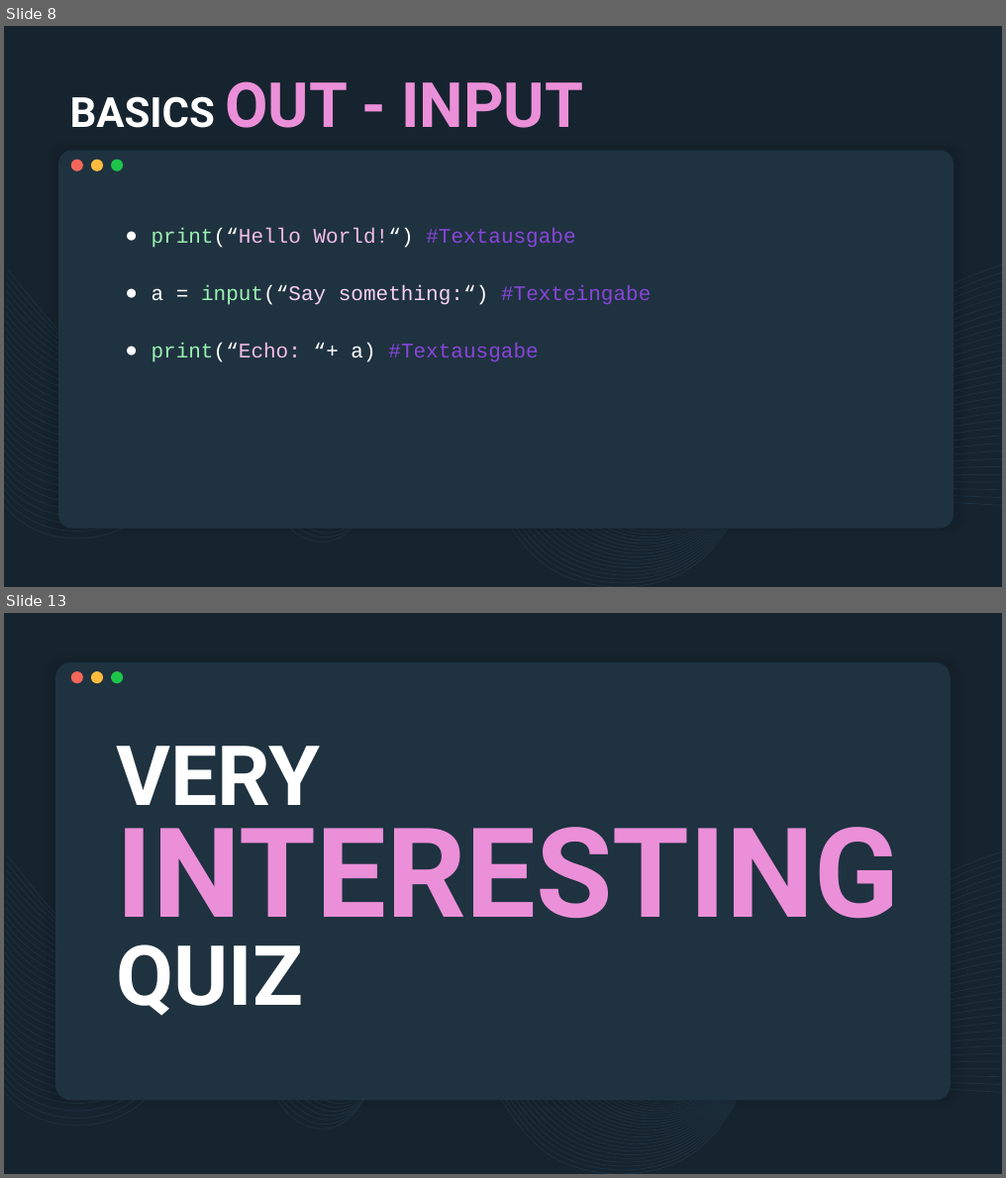
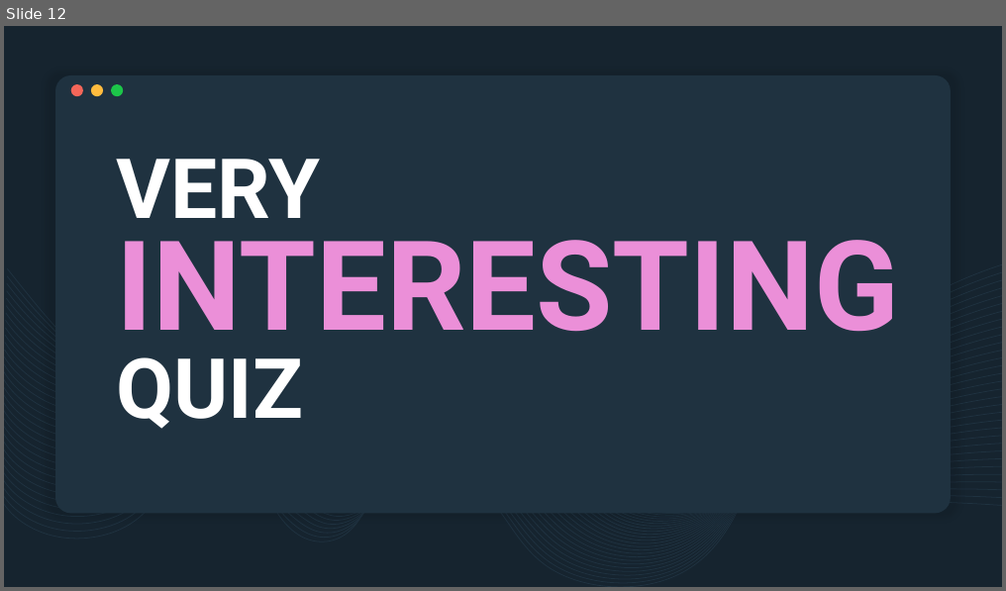
Before and after one commit to derech1e/python-beginner-course, a slide deck: 002/lesson_2.pptx. Shown one above the other, each under a label of ours: slides 8 and 13 before the commit, slide 12 after it; the slides between them are not shown. The pictures are 1006x1178 and 1006x591 pixels, drawn with LibreOffice and Linux fonts; fonts in the diff are those of the drawing. Boxes give left, top, right and bottom in pixels: in the first picture for what was removed or moved away, otherwise in the second. Text is boxed around its words. In the diff, an @@ line names an element or a change of style, - is before the commit and + after.

```diff
--- a/002/lesson_2.pptx
+++ b/002/lesson_2.pptx
@@ slide 8 removed at box(4, 26, 1002, 587), background #16242F; not listed: 32 template elements that a slide beside it also shows @@
@@ title removed at box(70, 81, 583, 128) @@
-BASICS OUT - INPUT
@@ rounded rectangle removed at box(58, 151, 954, 528) @@
@@ ellipse removed at box(71, 160, 83, 172) @@
@@ ellipse removed at box(91, 160, 103, 172) @@
@@ ellipse removed at box(111, 160, 123, 172) @@
@@ text removed at box(152, 228, 650, 363) @@
-● print(“Hello World!“) #Textausgabe
-● a = input(“Say something:“) #Texteingabe
-● print(“Echo: “+ a) #Textausgabe
@@ what was slide 13 is now slide 12 @@
```
Also in this commit, not shown: 3 slides changed, 9 slides added, 9 other slides removed, 2 other files.
